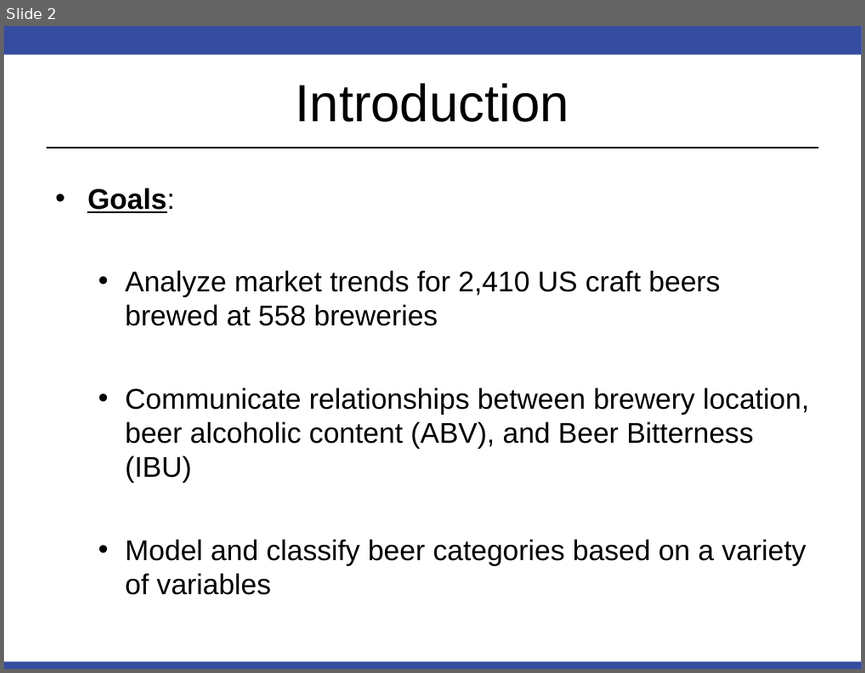
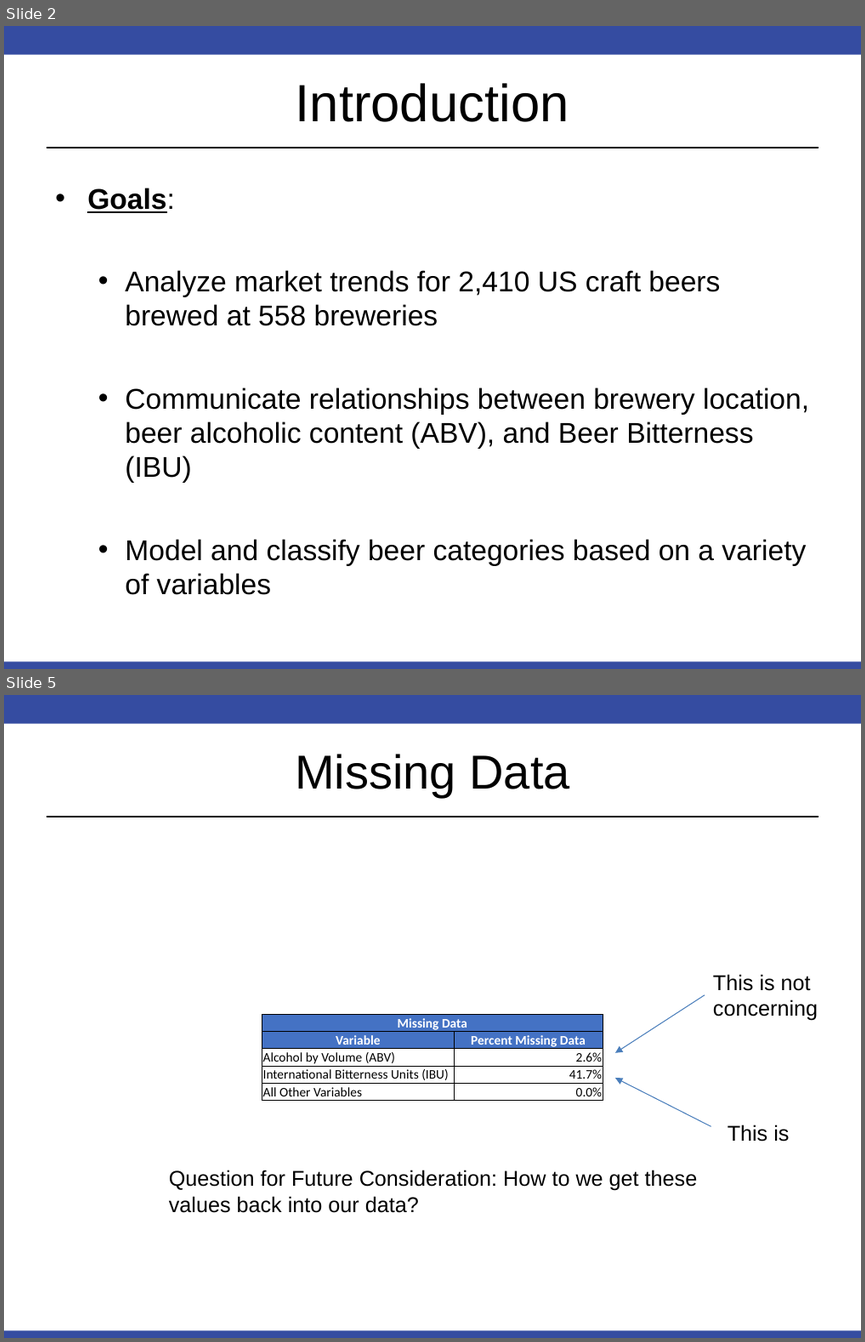
Before and after one commit to olmosjorge28/MDS_6306_CASE_STUDY_1, a slide deck: Project_1_Presentation.pptx. Shown one above the other, each under a label of ours: slide 2 before the commit, slides 2 and 5 after it; the slides between them are not shown. The pictures are 865x673 and 865x1342 pixels, drawn with LibreOffice and Linux fonts; fonts in the diff are those of the drawing. Boxes give left, top, right and bottom in pixels: in the first picture for what was removed or moved away, otherwise in the second. Text is boxed around its words. In the diff, an @@ line names an element or a change of style, - is before the commit and + after.

```diff
--- a/Project_1_Presentation.pptx
+++ b/Project_1_Presentation.pptx
@@ slide 5 added at (4,695,861,1338), background #FFFFFF; not listed: 3 template elements that a slide beside it also shows @@
@@ title added at (295,754,570,797), 40 pt, text #000000 @@
+Missing Data
@@ text added at (713,974,817,1020), 18 pt, text #000000 @@
+This is not concerning
@@ arrow added from (705, 995) to (615, 1052), #4B7EBC 0.75 pt @@
@@ table added at (262,1014,603,1100), 5 rows, 2 columns @@
+Missing Data | 
+Variable | Percent Missing Data
+Alcohol by Volume (ABV) | 2.6%
+International Bitterness Units (IBU) | 41.7%
+All Other Variables | 0.0%
@@ arrow added from (711, 1126) to (615, 1078), #4B7EBC 0.75 pt @@
@@ text added at (727,1124,789,1141), 18 pt, text #000000 @@
+This is
@@ text added at (169,1169,698,1213), 18 pt, text #000000 @@
+Question for Future Consideration: How to we get these values back into our data?
```
Also in this commit, not shown: 3 other slides added, 3 slides removed.
